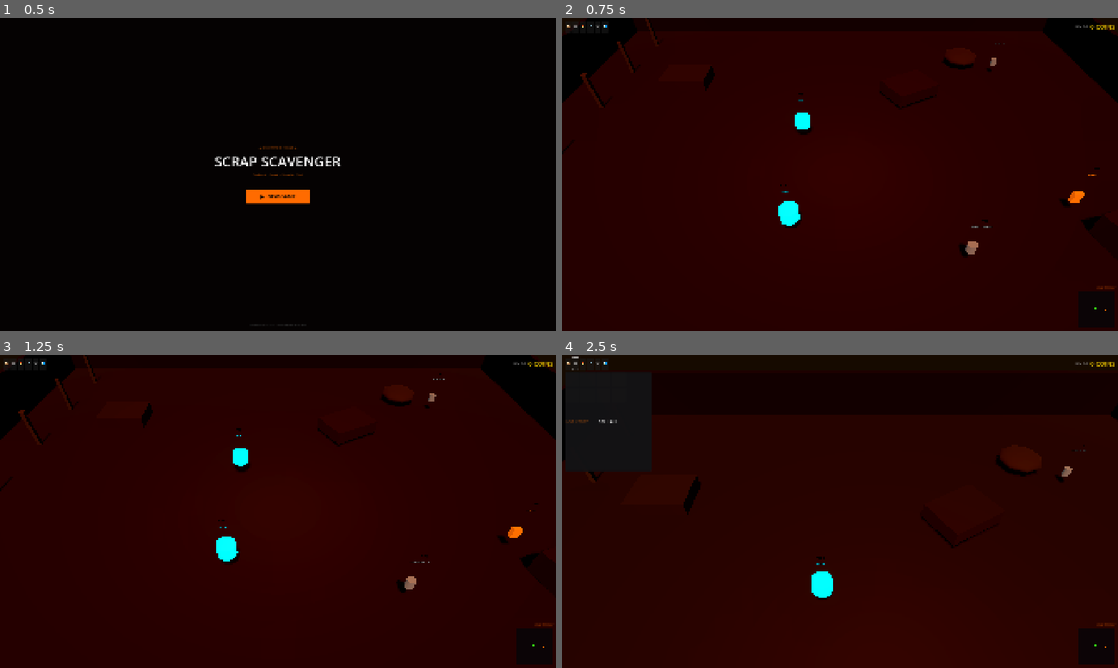
Above: before the commit, frames 1-4 (two rows, left to right).
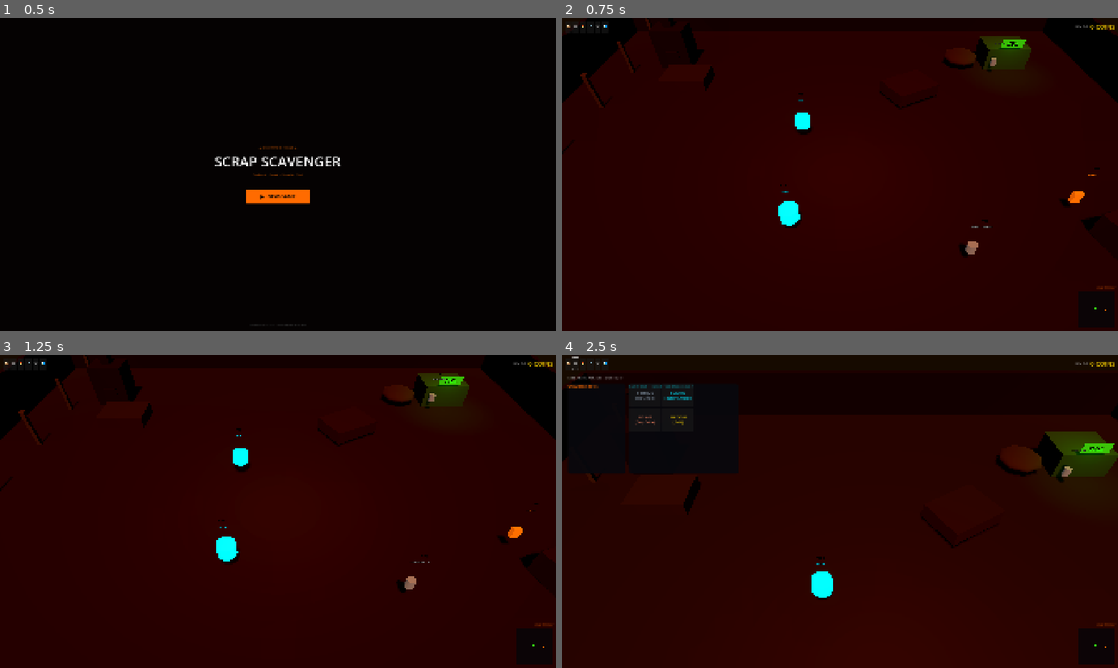
Above: after the commit, the same moments.

Repository: PrzemSas/scrap-scavenger
Game: Godot game, scene res://scenes/main/MainMenu.tscn
Same seed, same stepped clock (60 frames per second), same inputs: the game is played once before the commit and once after it.
Inputs (mouse positions are in pixels of both pictures, inside the frame that each line leads up to):
- Up to frame 1 (0.5 s): no input
- Up to frame 2 (0.75 s): click "▶ NEW GAME" at 0.5 s
- Up to frame 3 (1.25 s): no input
- Up to frame 4 (2.5 s): click "📦" at 1.25 s; tap Enter at 2 s; move the mouse to (962, 495) at 2.02 s; hold Right (ui_right) from 2.03 s (still down); tap 1 at 2.1 s; click (962, 495) at 2.17 s; tap 2 at 2.3 s

Frame 1 is identical in both runs. In frame 2, 1.2% of the frame differs, in the area x 15-85%, y 3-17%; in frame 3, 1.2%; in frame 4, 4.8%, in the area x 0-100%, y 6-39%.
Error before the commit: Parse Error: Identifier "surface_material_override" not declared in the current scope. (res://scripts/GroundManager.gd:19)
Error after the commit: Invalid access to property or key 'surface_material_override' on a base object of type 'MeshInstance3D'. (res://scripts/FurnaceProp.gd:6)

Commit message:
feat: Phase 9 — 3D furnace, sell point, dust, screen shake, hotkeys

Diff:
--- /dev/null
+++ b/scenes/effects/AmbientDust.tscn
@@ -0,0 +1,14 @@
+[gd_scene format=3]
+[node name="AmbientDust" type="CPUParticles3D"]
+amount = 30
+lifetime = 8.0
+preprocess = 4.0
+visibility_aabb = AABB(-15, -2, -15, 30, 10, 30)
+direction = Vector3(1, 0.2, 0.5)
+spread = 180.0
+gravity = Vector3(0, -0.05, 0)
+initial_velocity_min = 0.1
+initial_velocity_max = 0.4
+scale_amount_min = 0.01
+scale_amount_max = 0.03
+color = Color(1, 0.8, 0.5, 0.15)
--- a/scenes/main/Main.tscn
+++ b/scenes/main/Main.tscn
@@ -1,5 +1,4 @@
-[gd_scene load_steps=16 format=3]
-
+[gd_scene load_steps=19 format=3]
 [ext_resource type="Script" path="res://scripts/SpawnManager.gd" id="1"]
 [ext_resource type="PackedScene" path="res://scenes/ui/HUD.tscn" id="2"]
 [ext_resource type="Script" path="res://scripts/AutoCollector.gd" id="3"]
@@ -15,15 +14,16 @@
 [ext_resource type="Script" path="res://scripts/ScrapMagnet.gd" id="13"]
 [ext_resource type="PackedScene" path="res://scenes/ui/Minimap.tscn" id="14"]
 [ext_resource type="Script" path="res://scripts/ComboDisplay.gd" id="15"]
-
+[ext_resource type="PackedScene" path="res://scenes/objects/FurnaceProp.tscn" id="16"]
+[ext_resource type="PackedScene" path="res://scenes/objects/SellPoint.tscn" id="17"]
+[ext_resource type="PackedScene" path="res://scenes/effects/AmbientDust.tscn" id="18"]
+[ext_resource type="Script" path="res://scripts/HotkeyManager.gd" id="19"]
 [sub_resource type="PlaneMesh" id="PlaneMesh_1"]
 size = Vector2(24, 24)
-
 [sub_resource type="StandardMaterial3D" id="GroundMat"]
 albedo_color = Color(0.14, 0.08, 0.04, 1)
 roughness = 0.95
 metallic = 0.05
-
 [sub_resource type="Environment" id="Env_1"]
 background_mode = 1
 background_color = Color(0.015, 0.01, 0.02, 1)
@@ -36,67 +36,56 @@
 fog_enabled = true
 fog_light_color = Color(0.1, 0.06, 0.02, 1)
 fog_density = 0.01
-
 [node name="Main" type="Node3D"]
-
 [node name="Camera3D" type="Camera3D" parent="."]
 transform = Transform3D(1, 0, 0, 0, 0.707107, 0.707107, 0, -0.707107, 0.707107, 0, 8, 8)
 fov = 50.0
 script = ExtResource("4")
-
 [node name="SunLight" type="DirectionalLight3D" parent="."]
 transform = Transform3D(1, 0, 0, 0, 0.707107, 0.707107, 0, -0.707107, 0.707107, 0, 0, 0)
 light_color = Color(1, 0.85, 0.6, 1)
 light_energy = 0.7
 shadow_enabled = true
 script = ExtResource("7")
-
 [node name="FillLight" type="DirectionalLight3D" parent="."]
 transform = Transform3D(1, 0, 0, 0, 0.707107, -0.707107, 0, 0.707107, 0.707107, 0, 0, 0)
 light_color = Color(0.3, 0.4, 0.6, 1)
 light_energy = 0.2
-
 [node name="ForgeLight" type="OmniLight3D" parent="."]
 transform = Transform3D(1, 0, 0, 0, 1, 0, 0, 0, 1, 0, 3, 0)
 light_color = Color(1, 0.5, 0.1, 1)
 light_energy = 0.6
 omni_range = 14.0
-
 [node name="WorldEnvironment" type="WorldEnvironment" parent="."]
 environment = SubResource("Env_1")
-
 [node name="Ground" type="MeshInstance3D" parent="."]
 mesh = SubResource("PlaneMesh_1")
 surface_material_override/0 = SubResource("GroundMat")
 script = ExtResource("9")
-
 [node name="EnvironmentProps" parent="." instance=ExtResource("5")]
-
 [node name="JunkPiles" parent="." instance=ExtResource("6")]
-
 [node name="WorldBorder" parent="." instance=ExtResource("11")]
-
 [node name="ConveyorBelt" parent="." instance=ExtResource("10")]
 transform = Transform3D(1, 0, 0, 0, 1, 0, 0, 0, 1, 0, 0, 6)
-
+[node name="FurnaceProp" parent="." instance=ExtResource("16")]
+transform = Transform3D(1, 0, 0, 0, 1, 0, 0, 0, 1, -8, 0, -8)
+[node name="SellPoint" parent="." instance=ExtResource("17")]
+transform = Transform3D(1, 0, 0, 0, 1, 0, 0, 0, 1, 8, 0, -8)
+[node name="AmbientDust" parent="." instance=ExtResource("18")]
+transform = Transform3D(1, 0, 0, 0, 1, 0, 0, 0, 1, 0, 2, 0)
 [node name="SpawnManager" type="Node3D" parent="."]
 script = ExtResource("1")
-
 [node name="AutoCollector" type="Node3D" parent="."]
 script = ExtResource("3")
-
 [node name="ScrapMagnet" type="Node3D" parent="."]
 script = ExtResource("13")
-
 [node name="ComboSystem" type="Node" parent="."]
 script = ExtResource("12")
-
+[node name="HotkeyManager" type="Node" parent="."]
+script = ExtResource("19")
 [node name="CanvasLayer" type="CanvasLayer" parent="."]
-
 [node name="HUD" parent="CanvasLayer" instance=ExtResource("2")]
-
 [node name="PauseMenu" parent="CanvasLayer" instance=ExtResource("8")]
-
 [node name="ComboLabel" type="Label" parent="CanvasLayer"]
 anchors_preset = 5
 anchor_left = 0.5
@@ -110,5 +99,4 @@
 theme_override_font_sizes/font_size = 18
 horizontal_alignment = 1
 script = ExtResource("15")
-
 [node name="Minimap" parent="CanvasLayer" instance=ExtResource("14")]
--- /dev/null
+++ b/scenes/objects/FurnaceProp.tscn
@@ -0,0 +1,53 @@
+[gd_scene load_steps=8 format=3]
+[ext_resource type="Script" path="res://scripts/FurnaceProp.gd" id="1"]
+[sub_resource type="BoxMesh" id="Body"]
+size = Vector3(1.5, 1.8, 1.2)
+[sub_resource type="StandardMaterial3D" id="BodyMat"]
+albedo_color = Color(0.12, 0.1, 0.08, 1)
+metallic = 0.3
+roughness = 0.8
+[sub_resource type="BoxMesh" id="Door"]
+size = Vector3(0.6, 0.5, 0.05)
+[sub_resource type="StandardMaterial3D" id="DoorMat"]
+albedo_color = Color(0.08, 0.06, 0.04, 1)
+emission_enabled = true
+emission = Color(1, 0.3, 0, 1)
+emission_energy_multiplier = 0.0
+[sub_resource type="BoxMesh" id="Chimney"]
+size = Vector3(0.4, 1.2, 0.4)
+[sub_resource type="StandardMaterial3D" id="ChimneyMat"]
+albedo_color = Color(0.1, 0.08, 0.06, 1)
+metallic = 0.2
+roughness = 0.9
+[node name="FurnaceProp" type="Node3D"]
+script = ExtResource("1")
+[node name="Body" type="MeshInstance3D" parent="."]
+transform = Transform3D(1, 0, 0, 0, 1, 0, 0, 0, 1, 0, 0.9, 0)
+mesh = SubResource("Body")
+surface_material_override/0 = SubResource("BodyMat")
+[node name="Door" type="MeshInstance3D" parent="."]
+transform = Transform3D(1, 0, 0, 0, 1, 0, 0, 0, 1, 0, 0.6, 0.63)
+mesh = SubResource("Door")
+surface_material_override/0 = SubResource("DoorMat")
+[node name="Chimney" type="MeshInstance3D" parent="."]
+transform = Transform3D(1, 0, 0, 0, 1, 0, 0, 0, 1, 0, 2.4, 0)
+mesh = SubResource("Chimney")
+surface_material_override/0 = SubResource("ChimneyMat")
+[node name="FireLight" type="OmniLight3D" parent="."]
+transform = Transform3D(1, 0, 0, 0, 1, 0, 0, 0, 1, 0, 0.6, 0.8)
+light_color = Color(1, 0.4, 0, 1)
+light_energy = 0.0
+omni_range = 3.0
+[node name="SmokeSpawn" type="CPUParticles3D" parent="."]
+transform = Transform3D(1, 0, 0, 0, 1, 0, 0, 0, 1, 0, 3.0, 0)
+emitting = false
+amount = 8
+lifetime = 3.0
+direction = Vector3(0, 1, 0)
+spread = 15.0
+gravity = Vector3(0, 0.5, 0)
+initial_velocity_min = 0.5
+initial_velocity_max = 1.0
+scale_amount_min = 0.1
+scale_amount_max = 0.3
+color = Color(0.3, 0.3, 0.35, 0.4)
--- /dev/null
+++ b/scenes/objects/SellPoint.tscn
@@ -0,0 +1,35 @@
+[gd_scene load_steps=6 format=3]
+[ext_resource type="Script" path="res://scripts/SellPoint.gd" id="1"]
+[sub_resource type="BoxMesh" id="ContainerMesh"]
+size = Vector3(2, 1, 1.5)
+[sub_resource type="StandardMaterial3D" id="ContainerMat"]
+albedo_color = Color(0.2, 0.35, 0.15, 1)
+metallic = 0.2
+roughness = 0.85
+[sub_resource type="BoxMesh" id="SignMesh"]
+size = Vector3(1, 0.4, 0.05)
+[sub_resource type="StandardMaterial3D" id="SignMat"]
+albedo_color = Color(0.05, 0.05, 0.05, 1)
+emission_enabled = true
+emission = Color(0.22, 1, 0.08, 1)
+emission_energy_multiplier = 0.8
+[node name="SellPoint" type="Node3D"]
+script = ExtResource("1")
+[node name="Container" type="MeshInstance3D" parent="."]
+transform = Transform3D(1, 0, 0, 0, 1, 0, 0, 0, 1, 0, 0.5, 0)
+mesh = SubResource("ContainerMesh")
+surface_material_override/0 = SubResource("ContainerMat")
+[node name="Sign" type="MeshInstance3D" parent="."]
+transform = Transform3D(1, 0, 0, 0, 1, 0, 0, 0, 1, 0, 1.3, 0.78)
+mesh = SubResource("SignMesh")
+surface_material_override/0 = SubResource("SignMat")
+[node name="SignText" type="Label3D" parent="."]
+transform = Transform3D(1, 0, 0, 0, 1, 0, 0, 0, 1, 0, 1.3, 0.81)
+text = "SELL"
+font_size = 48
+modulate = Color(0.22, 1, 0.08, 1)
+[node name="Light" type="OmniLight3D" parent="."]
+transform = Transform3D(1, 0, 0, 0, 1, 0, 0, 0, 1, 0, 1.5, 1)
+light_color = Color(0.22, 1, 0.08, 1)
+light_energy = 0.4
+omni_range = 3.0
--- a/scripts/CameraController.gd
+++ b/scripts/CameraController.gd
@@ -1,62 +1,52 @@
 extends Camera3D
-
 const ZOOM_SPEED: float = 0.5
 const ZOOM_MIN: float = 4.0
 const ZOOM_MAX: float = 16.0
 const PAN_SPEED: float = 10.0
-const PAN_EDGE: float = 50.0  # pixels from screen edge
-
+const PAN_EDGE: float = 50.0
 var _zoom_level: float = 8.0
 var _target_pos: Vector3 = Vector3.ZERO
-
+var _shake_amount: float = 0.0
+var _shake_decay: float = 5.0
 func _ready() -> void:
 	_update_camera()
-
+	GameManager.achievement_unlocked.connect(_on_ach)
+func _on_ach(_id: String) -> void:
+	shake(2.0)
+func shake(amount: float = 3.0, decay: float = 5.0) -> void:
+	_shake_amount = amount
+	_shake_decay = decay
 func _unhandled_input(event: InputEvent) -> void:
-	# Scroll to zoom
 	if event is InputEventMouseButton:
 		if event.button_index == MOUSE_BUTTON_WHEEL_UP:
-			_zoom_level = max(_zoom_level - ZOOM_SPEED, ZOOM_MIN)
-			_update_camera()
+			_zoom_level = max(_zoom_level - ZOOM_SPEED, ZOOM_MIN); _update_camera()
 		elif event.button_index == MOUSE_BUTTON_WHEEL_DOWN:
-			_zoom_level = min(_zoom_level + ZOOM_SPEED, ZOOM_MAX)
-			_update_camera()
-
+			_zoom_level = min(_zoom_level + ZOOM_SPEED, ZOOM_MAX); _update_camera()
 func _process(delta: float) -> void:
-	# Edge panning
 	var vp = get_viewport().get_visible_rect().size
 	var mouse = get_viewport().get_mouse_position()
 	var pan = Vector3.ZERO
-	if mouse.x < PAN_EDGE:
-		pan.x -= 1.0
-	elif mouse.x > vp.x - PAN_EDGE:
-		pan.x += 1.0
-	if mouse.y < PAN_EDGE:
-		pan.z -= 1.0
-	elif mouse.y > vp.y - PAN_EDGE:
-		pan.z += 1.0
-	if pan != Vector3.ZERO:
-		_target_pos += pan.normalized() * PAN_SPEED * delta
+	if mouse.x < PAN_EDGE: pan.x -= 1
+	elif mouse.x > vp.x - PAN_EDGE: pan.x += 1
+	if mouse.y < PAN_EDGE: pan.z -= 1
+	elif mouse.y > vp.y - PAN_EDGE: pan.z += 1
+	var kb = Vector3.ZERO
+	if Input.is_action_pressed("ui_left"): kb.x -= 1
+	if Input.is_action_pressed("ui_right"): kb.x += 1
+	if Input.is_action_pressed("ui_up"): kb.z -= 1
+	if Input.is_action_pressed("ui_down"): kb.z += 1
+	var tp = pan + kb
+	if tp != Vector3.ZERO:
+		_target_pos += tp.normalized() * PAN_SPEED * delta
 		_target_pos.x = clamp(_target_pos.x, -10, 10)
 		_target_pos.z = clamp(_target_pos.z, -10, 10)
-		_update_camera()
-	# WASD pan
-	var kb_pan = Vector3.ZERO
-	if Input.is_action_pressed("ui_left"):
-		kb_pan.x -= 1
-	if Input.is_action_pressed("ui_right"):
-		kb_pan.x += 1
-	if Input.is_action_pressed("ui_up"):
-		kb_pan.z -= 1
-	if Input.is_action_pressed("ui_down"):
-		kb_pan.z += 1
-	if kb_pan != Vector3.ZERO:
-		_target_pos += kb_pan.normalized() * PAN_SPEED * delta
-		_target_pos.x = clamp(_target_pos.x, -10, 10)
-		_target_pos.z = clamp(_target_pos.z, -10, 10)
-		_update_camera()
-
+	_update_camera()
+	if _shake_amount > 0.05:
+		h_offset = randf_range(-_shake_amount, _shake_amount) * 0.01
+		v_offset = randf_range(-_shake_amount, _shake_amount) * 0.01
+		_shake_amount = lerpf(_shake_amount, 0.0, _shake_decay * delta)
+	else:
+		h_offset = 0; v_offset = 0; _shake_amount = 0
 func _update_camera() -> void:
-	var offset = Vector3(0, _zoom_level, _zoom_level)
-	position = _target_pos + offset
+	position = _target_pos + Vector3(0, _zoom_level, _zoom_level)
 	look_at(_target_pos, Vector3.UP)
--- /dev/null
+++ b/scripts/FurnaceProp.gd
@@ -0,0 +1,19 @@
+extends Node3D
+var _is_active: bool = false
+var _glow_time: float = 0.0
+func _process(delta: float) -> void:
+	_glow_time += delta
+	var door_mat = $Door.surface_material_override[0] as StandardMaterial3D
+	var light = $FireLight
+	var smoke = $SmokeSpawn
+	if _is_active:
+		var pulse = (sin(_glow_time * 3.0) + 1.0) * 0.5
+		door_mat.emission_energy_multiplier = 0.5 + pulse * 1.0
+		light.light_energy = 0.5 + pulse * 0.5
+		smoke.emitting = true
+	else:
+		door_mat.emission_energy_multiplier = 0.0
+		light.light_energy = 0.0
+		smoke.emitting = false
+func set_active(active: bool) -> void:
+	_is_active = active
--- a/scripts/GroundManager.gd
+++ b/scripts/GroundManager.gd
@@ -16,6 +16,6 @@
 
 func _apply_skin(skin_id: String) -> void:
 	var color = skins.get(skin_id, skins["default"])
-	var mat = surface_material_override[0] as StandardMaterial3D
+	var mat = get_surface_override_material(0) as StandardMaterial3D
 	if mat:
 		mat.albedo_color = color
--- /dev/null
+++ b/scripts/HotkeyManager.gd
@@ -0,0 +1,16 @@
+extends Node
+func _unhandled_input(event: InputEvent) -> void:
+	if not event is InputEventKey or not event.pressed: return
+	var main = get_tree().current_scene
+	if not main: return
+	var canvas = main.get_node_or_null("CanvasLayer")
+	if not canvas: return
+	var hud = canvas.get_node_or_null("HUD")
+	if not hud or not hud.has_method("_show_panel"): return
+	match event.keycode:
+		KEY_1: hud._show_panel("inv")
+		KEY_2: hud._show_panel("sort")
+		KEY_3: hud._show_panel("furnace")
+		KEY_4: hud._show_panel("shop")
+		KEY_5: hud._show_panel("forge")
+		KEY_6: hud._show_panel("stats")
--- a/scripts/ScrapItem.gd
+++ b/scripts/ScrapItem.gd
@@ -1,109 +1,67 @@
 extends Area3D
-
 const SPARKS_SCENE = preload("res://scenes/effects/CollectSparks.tscn")
 const POPUP_SCENE = preload("res://scenes/effects/CoinPopup.tscn")
-
 var scrap_data: Dictionary = {}
 var _bob_time: float = 0.0
 var _initial_y: float = 0.0
 var _hovered: bool = false
 var _base_emission: float = 0.5
-
 func setup(data: Dictionary) -> void:
-	scrap_data = data
-	_initial_y = position.y
-	var mesh_inst = $MeshInstance3D
-	var col_shape = $CollisionShape3D
-	var rarity = data.get("rarity", 0)
+	scrap_data = data; _initial_y = position.y
+	var mi = $MeshInstance3D; var cs = $CollisionShape3D
+	var r = data.get("rarity", 0)
 	var colors = [Color("#888888"), Color("#ff6a00"), Color("#00e5ff"), Color("#FFD700")]
-	var item_id = data.get("id", "can")
-	match item_id:
-		"can":
-			var m = CylinderMesh.new(); m.top_radius = 0.12; m.bottom_radius = 0.12; m.height = 0.3; mesh_inst.mesh = m
-			var s = CylinderShape3D.new(); s.radius = 0.15; s.height = 0.35; col_shape.shape = s
-		"bolt":
-			var m = CylinderMesh.new(); m.top_radius = 0.08; m.bottom_radius = 0.08; m.height = 0.25; mesh_inst.mesh = m
-			var s = CylinderShape3D.new(); s.radius = 0.1; s.height = 0.3; col_shape.shape = s
-		"pipe":
-			var m = CylinderMesh.new(); m.top_radius = 0.06; m.bottom_radius = 0.06; m.height = 0.6; mesh_inst.mesh = m; mesh_inst.rotation.z = PI / 2
-			var s = BoxShape3D.new(); s.size = Vector3(0.6, 0.15, 0.15); col_shape.shape = s
-		"cable":
-			var m = TorusMesh.new(); m.inner_radius = 0.06; m.outer_radius = 0.18; mesh_inst.mesh = m
-			var s = SphereShape3D.new(); s.radius = 0.2; col_shape.shape = s
-		"battery":
-			var m = BoxMesh.new(); m.size = Vector3(0.25, 0.35, 0.15); mesh_inst.mesh = m
-			var s = BoxShape3D.new(); s.size = Vector3(0.3, 0.4, 0.2); col_shape.shape = s
-		"motor":
-			var m = CylinderMesh.new(); m.top_radius = 0.2; m.bottom_radius = 0.2; m.height = 0.3; mesh_inst.mesh = m
-			var s = CylinderShape3D.new(); s.radius = 0.22; s.height = 0.35; col_shape.shape = s
-		"gold":
-			var m = PrismMesh.new(); m.size = Vector3(0.3, 0.3, 0.3); mesh_inst.mesh = m
-			var s = BoxShape3D.new(); s.size = Vector3(0.35, 0.35, 0.35); col_shape.shape = s
-		_:
-			var m = BoxMesh.new(); m.size = Vector3(0.3, 0.3, 0.3); mesh_inst.mesh = m
-	_base_emission = 0.5 + rarity * 0.4
+	var id = data.get("id", "can")
+	match id:
+		"can": var m=CylinderMesh.new(); m.top_radius=.12; m.bottom_radius=.12; m.height=.3; mi.mesh=m; var s=CylinderShape3D.new(); s.radius=.15; s.height=.35; cs.shape=s
+		"bolt": var m=CylinderMesh.new(); m.top_radius=.08; m.bottom_radius=.08; m.height=.25; mi.mesh=m; var s=CylinderShape3D.new(); s.radius=.1; s.height=.3; cs.shape=s
+		"pipe": var m=CylinderMesh.new(); m.top_radius=.06; m.bottom_radius=.06; m.height=.6; mi.mesh=m; mi.rotation.z=PI/2; var s=BoxShape3D.new(); s.size=Vector3(.6,.15,.15); cs.shape=s
+		"cable": var m=TorusMesh.new(); m.inner_radius=.06; m.outer_radius=.18; mi.mesh=m; var s=SphereShape3D.new(); s.radius=.2; cs.shape=s
+		"battery": var m=BoxMesh.new(); m.size=Vector3(.25,.35,.15); mi.mesh=m; var s=BoxShape3D.new(); s.size=Vector3(.3,.4,.2); cs.shape=s
+		"motor": var m=CylinderMesh.new(); m.top_radius=.2; m.bottom_radius=.2; m.height=.3; mi.mesh=m; var s=CylinderShape3D.new(); s.radius=.22; s.height=.35; cs.shape=s
+		"gold": var m=PrismMesh.new(); m.size=Vector3(.3,.3,.3); mi.mesh=m; var s=BoxShape3D.new(); s.size=Vector3(.35,.35,.35); cs.shape=s
+		_: var m=BoxMesh.new(); m.size=Vector3(.3,.3,.3); mi.mesh=m
+	_base_emission = .5 + r * .4
 	var mat = StandardMaterial3D.new()
-	mat.albedo_color = colors[rarity]; mat.emission_enabled = true; mat.emission = colors[rarity]
-	mat.emission_energy_multiplier = _base_emission; mat.metallic = 0.3 + rarity * 0.15; mat.roughness = 0.7 - rarity * 0.1
-	mesh_inst.material_override = mat
-	if rarity >= 2: mesh_inst.scale = Vector3(1.4, 1.4, 1.4)
-	if rarity >= 3: mesh_inst.scale = Vector3(1.8, 1.8, 1.8)
-	if $NameLabel: $NameLabel.text = data.get("name", ""); $NameLabel.modulate = colors[rarity]
-	if $ValueLabel:
-		var total_val = data.get("value", 1) * GameManager.click_power
-		$ValueLabel.text = "+%dc" % total_val; $ValueLabel.modulate = Color(1, 0.84, 0, 0.0)
-
+	mat.albedo_color=colors[r]; mat.emission_enabled=true; mat.emission=colors[r]
+	mat.emission_energy_multiplier=_base_emission; mat.metallic=.3+r*.15; mat.roughness=.7-r*.1
+	mi.material_override = mat
+	if r >= 2: mi.scale = Vector3(1.4,1.4,1.4)
+	if r >= 3: mi.scale = Vector3(1.8,1.8,1.8)
+	if $NameLabel: $NameLabel.text=data.get("name",""); $NameLabel.modulate=colors[r]
+	if $ValueLabel: $ValueLabel.text="+%dc" % (data.get("value",1)*GameManager.click_power); $ValueLabel.modulate=Color(1,.84,0,0)
 func _process(delta: float) -> void:
 	_bob_time += delta
-	position.y = _initial_y + 0.5 + sin(_bob_time * 2.0) * 0.1
-	if scrap_data.get("rarity", 0) >= 3: rotation.y += delta * 1.5
-	elif scrap_data.get("rarity", 0) >= 2: rotation.y += delta * 0.5
+	position.y = _initial_y + .5 + sin(_bob_time*2)*.1
+	if scrap_data.get("rarity",0) >= 3: rotation.y += delta*1.5
+	elif scrap_data.get("rarity",0) >= 2: rotation.y += delta*.5
 	var mat = $MeshInstance3D.material_override
-	if mat:
-		if _hovered: mat.emission_energy_multiplier = _base_emission + sin(_bob_time * 6.0) * 0.3 + 0.5
-		else: mat.emission_energy_multiplier = _base_emission
-
-func _on_input_event(_cam: Node, event: InputEvent, _pos: Vector3, _norm: Vector3, _idx: int) -> void:
-	if event is InputEventMouseButton and event.pressed and event.button_index == MOUSE_BUTTON_LEFT:
-		collect()
-
+	if mat: mat.emission_energy_multiplier = _base_emission + (sin(_bob_time*6)*.3+.5 if _hovered else 0)
+func _on_input_event(_c,event,_p,_n,_i) -> void:
+	if event is InputEventMouseButton and event.pressed and event.button_index==MOUSE_BUTTON_LEFT: collect()
 func _on_mouse_entered() -> void:
-	_hovered = true
-	if $ValueLabel: $ValueLabel.modulate.a = 0.9
-
+	_hovered=true; if $ValueLabel: $ValueLabel.modulate.a=.9
 func _on_mouse_exited() -> void:
-	_hovered = false
-	if $ValueLabel: $ValueLabel.modulate.a = 0.0
-
+	_hovered=false; if $ValueLabel: $ValueLabel.modulate.a=0
 func collect() -> void:
-	var base_value = scrap_data.get("value", 1) * GameManager.click_power
-	# Combo multiplier
+	var base = scrap_data.get("value",1)*GameManager.click_power
 	var combo = get_tree().current_scene.get_node_or_null("ComboSystem")
-	var combo_mult = 1.0
-	if combo and combo.has_method("get_multiplier"):
-		combo_mult = combo.get_multiplier()
-	var value = int(base_value * combo_mult)
+	var cm = 1.0
+	if combo and combo.has_method("get_multiplier"): cm = combo.get_multiplier()
+	var value = int(base*cm)
 	for i in GameManager.click_power:
-		if GameManager.inventory.size() < GameManager.max_slots:
-			GameManager.add_to_inventory(scrap_data.duplicate())
-	GameManager.add_coins(value)
-	AudioManager.play_collect()
-	# Sparks
+		if GameManager.inventory.size() < GameManager.max_slots: GameManager.add_to_inventory(scrap_data.duplicate())
+	GameManager.add_coins(value); AudioManager.play_collect()
+	var r = scrap_data.get("rarity",0)
+	var colors = [Color("#888888"),Color("#ff6a00"),Color("#00e5ff"),Color("#FFD700")]
+	if r >= 2:
+		var cam = get_tree().current_scene.get_node_or_null("Camera3D")
+		if cam and cam.has_method("shake"): cam.shake(1.0 + r * 1.5)
 	var sparks = SPARKS_SCENE.instantiate()
-	sparks.position = global_position
-	var rarity = scrap_data.get("rarity", 0)
-	var colors = [Color("#888888"), Color("#ff6a00"), Color("#00e5ff"), Color("#FFD700")]
-	sparks.color = colors[rarity]
-	sparks.amount = 16 + rarity * 8  # More sparks for rarer items
-	sparks.emitting = true
+	sparks.position=global_position; sparks.color=colors[r]; sparks.amount=16+r*8; sparks.emitting=true
 	get_tree().current_scene.add_child(sparks)
 	get_tree().create_timer(1.0).timeout.connect(sparks.queue_free)
-	# Popup
 	var popup = POPUP_SCENE.instantiate()
-	popup.position = global_position + Vector3(0, 1, 0)
-	var pop_color = colors[rarity]
-	if combo_mult > 1.0:
-		pop_color = Color("#FFD700")  # Gold for combo
-	popup.setup(value, pop_color)
-	get_tree().current_scene.add_child(popup)
-	queue_free()
+	popup.position=global_position+Vector3(0,1,0)
+	popup.setup(value, Color("#FFD700") if cm>1 else colors[r])
+	get_tree().current_scene.add_child(popup); queue_free()
--- /dev/null
+++ b/scripts/SellPoint.gd
@@ -0,0 +1,5 @@
+extends Node3D
+var _bob: float = 0.0
+func _process(delta: float) -> void:
+	_bob += delta
+	$SignText.position.y = 1.3 + sin(_bob * 1.5) * 0.03
Not shown, added: scenes/main/Main.tscn172168304.tmp
Not shown, added: scenes/main/Main.tscn180728220.tmp
Not shown, added: scenes/main/Main.tscn20715846.tmp
Not shown, added: scenes/main/Main.tscn33223176.tmp
Not shown, added: scenes/main/Main.tscn35334070.tmp
Not shown, added: scenes/main/Main.tscn39755468.tmp
Not shown, added: scenes/main/Main.tscn41873158.tmp
Not shown, added: scenes/main/Main.tscn62796335.tmp
